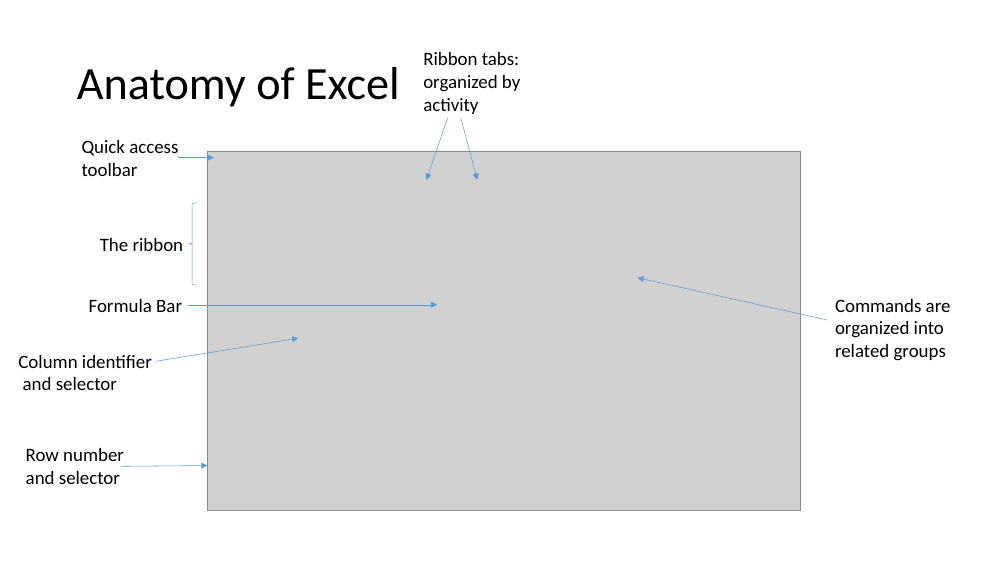
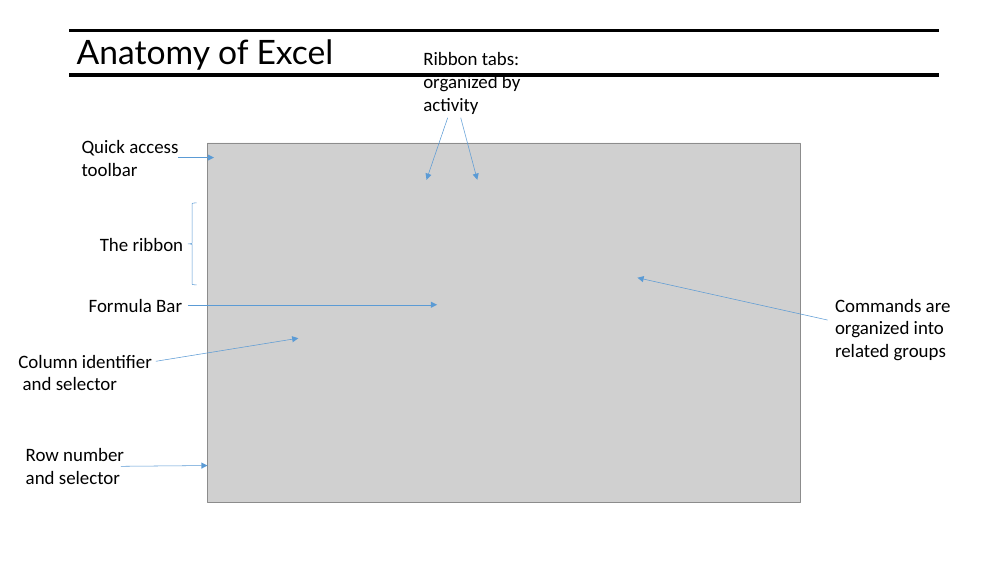
Before and after one commit to mjmacarty/excel-at-excel, a slide deck: slide 4 of Excel-at-Excel.pptx. Drawn at 1008x567 pixels with LibreOffice and Linux fonts; fonts in the diff are those of the drawing; grey boxes stand for pictures. Boxes give left, top, right and bottom in pixels: in the first picture for what was removed or moved away, otherwise in the second. Text is boxed around its words. In the diff, an @@ line names an element or a change of style, - is before the commit and + after.

```diff
--- a/Excel-at-Excel.pptx
+++ b/Excel-at-Excel.pptx
@@ title "Anatomy of Excel" at [77, 39, 334, 70]: size 44 to 32 pt, font Calibri to Lato; vertical alignment middle to top @@
@@ line added from (70, 30) to (939, 30), #000000 3 pt @@
@@ line added from (70, 75) to (939, 75), #000000 3 pt @@
@@ picture: place and size @@
-picture at [208, 151, 801, 511]
+picture at [208, 143, 801, 503]
```
Also in this commit, not shown: 39 other slides changed, 1 slide added.
